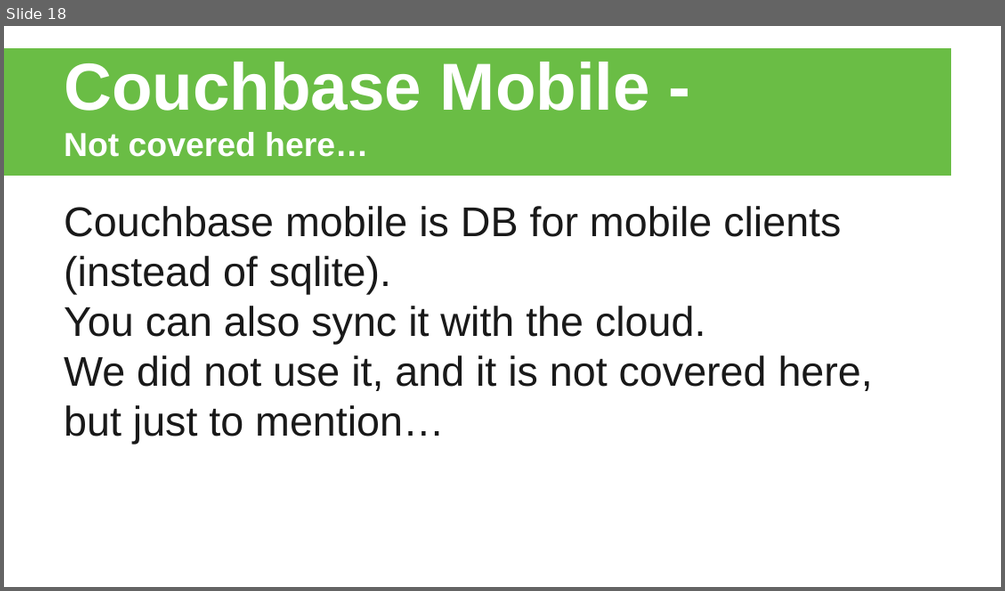
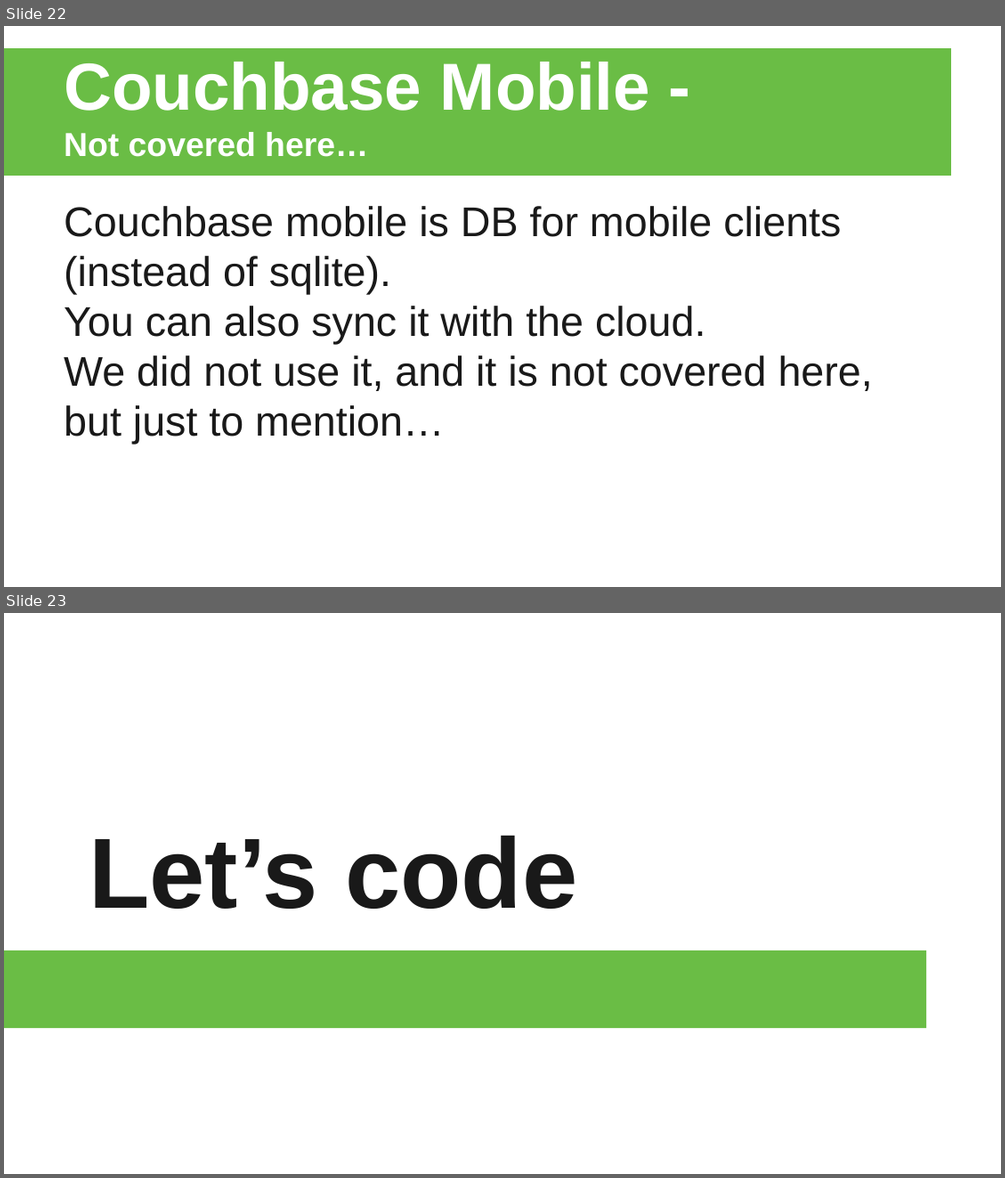
Before and after one commit to ekeydar/cb-mesh, a slide deck: slides/slides.pptx. Shown one above the other, each under a label of ours: slide 18 before the commit, slides 22 and 23 after it. The pictures are 1005x591 and 1005x1178 pixels, drawn with LibreOffice and Linux fonts; fonts in the diff are those of the drawing; background and template pictures are left out. Boxes give left, top, right and bottom in pixels: in the first picture for what was removed or moved away, otherwise in the second. Text is boxed around its words. In the diff, an @@ line names an element or a change of style, - is before the commit and + after.

```diff
--- a/slides/slides.pptx
+++ b/slides/slides.pptx
@@ slide 23 added at (4, 613, 1001, 1174), background #FFFFFF @@
@@ title added at (89, 835, 577, 908), 72 pt, text #191919, bold @@
+Let’s code
@@ rectangle added at (4, 950, 926, 1028), fill #6ABD45 @@
@@ what was slide 18 is now slide 22 @@
```
Also in this commit, not shown: 3 slides changed, 10 other slides added, 1 slide removed.
